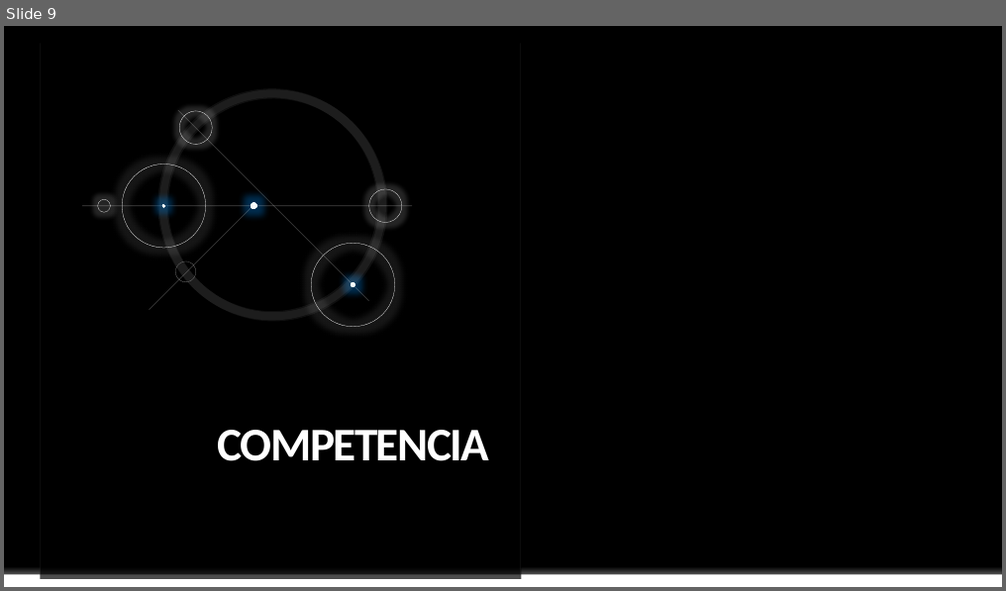
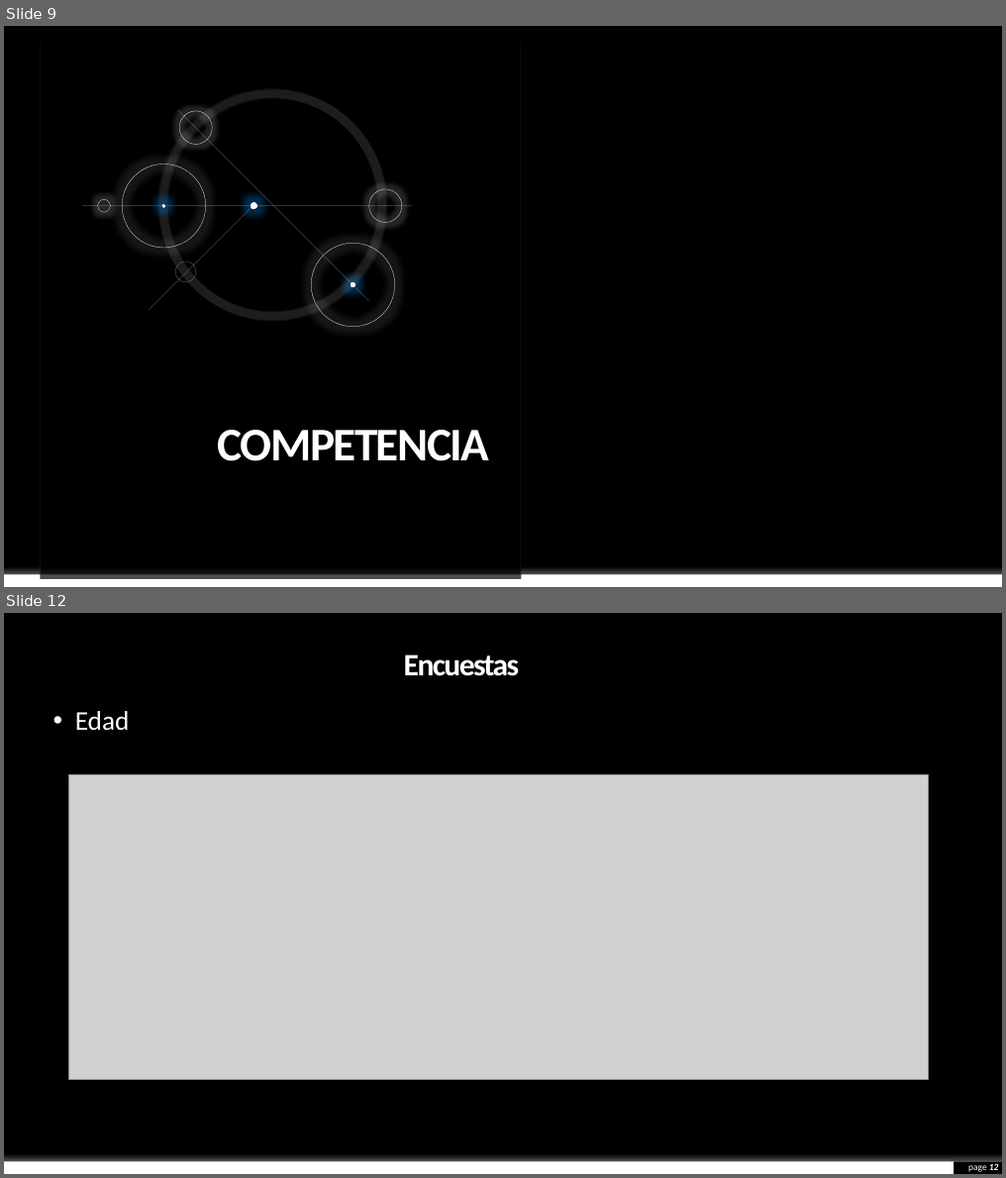
Before and after one commit to KevinHern/ingsoft, a slide deck: Docs/Presentacion_Final/final.pptx. Shown one above the other, each under a label of ours: slide 9 before the commit, slides 9 and 12 after it; the slides between them are not shown. The pictures are 1006x591 and 1006x1178 pixels, drawn with LibreOffice and Linux fonts; fonts in the diff are those of the drawing; grey boxes stand for pictures; background and template pictures are left out. Boxes give left, top, right and bottom in pixels: in the first picture for what was removed or moved away, otherwise in the second. Text is boxed around its words. In the diff, an @@ line names an element or a change of style, - is before the commit and + after.

```diff
--- a/Docs/Presentacion_Final/final.pptx
+++ b/Docs/Presentacion_Final/final.pptx
@@ slide 12 added at [4, 613, 1002, 1174], background #000000; not listed: 1 template element that a slide beside it also shows @@
@@ title added at [404, 655, 519, 676], 30 pt, text #FFFFFF, bold @@
+Encuestas
@@ text added at [75, 711, 130, 731], 26 pt, text #FFFFFF @@
+• Edad
@@ picture added at [69, 774, 928, 1080] @@
@@ rectangle added at [4, 1161, 954, 1174], fill #FFFFFF @@
@@ page number added at [968, 1164, 999, 1172], 9 pt, text #FFFFFF @@
+page 12
```
Also in this commit, not shown: 9 slides changed, 19 other slides added, 2 slides removed.
